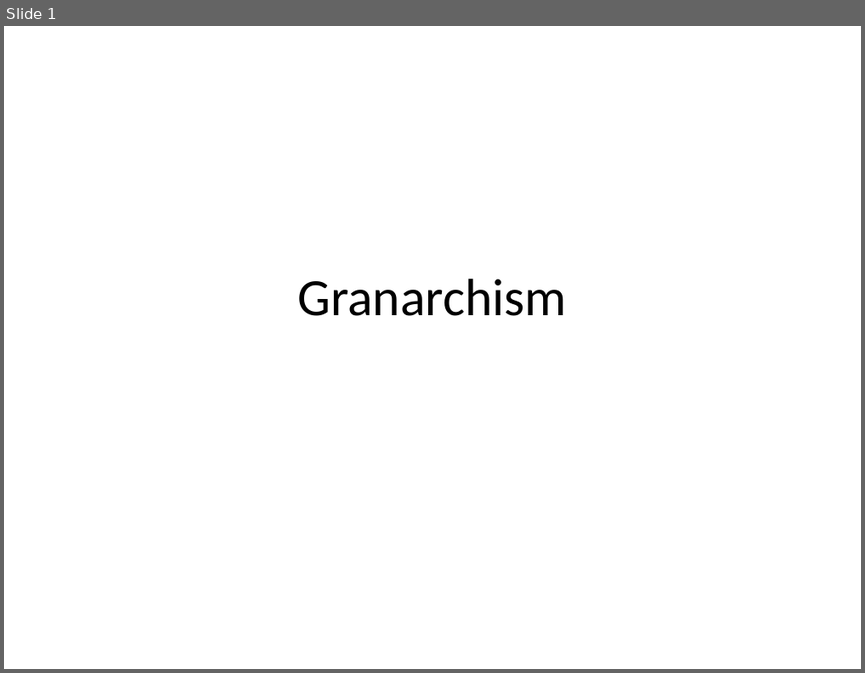
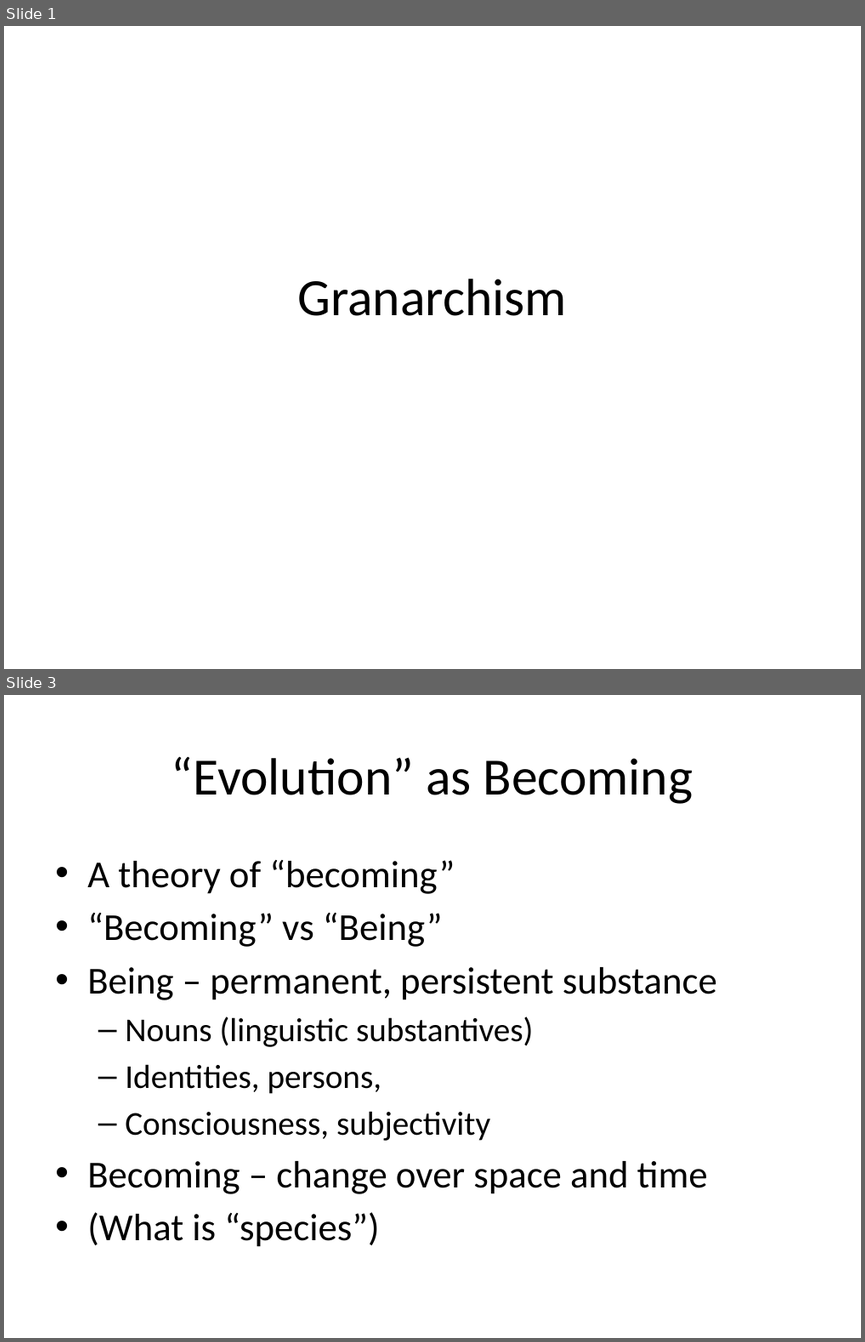
Before and after one commit to mcverter/Dissertation, a slide deck: work/__NEWEST__/KaG/220814_ASN_GRANARCHISM.pptx. Shown one above the other, each under a label of ours: slide 1 before the commit, slides 1 and 3 after it; the slides between them are not shown. The pictures are 865x673 and 865x1342 pixels, drawn with LibreOffice and Linux fonts; fonts in the diff are those of the drawing. Boxes give left, top, right and bottom in pixels: in the first picture for what was removed or moved away, otherwise in the second. Text is boxed around its words. In the diff, an @@ line names an element or a change of style, - is before the commit and + after.

```diff
--- a/work/__NEWEST__/KaG/220814_ASN_GRANARCHISM.pptx
+++ b/work/__NEWEST__/KaG/220814_ASN_GRANARCHISM.pptx
@@ slide 3 added at bbox=[4, 695, 861, 1338], background #FFFFFF @@
@@ title added at bbox=[171, 756, 693, 804], 44 pt, text #000000 @@
+“Evolution” as Becoming
@@ text added at bbox=[87, 860, 717, 1247], 32 pt, text #000000 @@
+• A theory of “becoming”
+• “Becoming” vs “Being”
+• Being – permanent, persistent substance
+  – Nouns (linguistic substantives)
+  – Identities, persons,
+  – Consciousness, subjectivity
+• Becoming – change over space and time
+• (What is “species”)
```
Also in this commit, not shown: 1 slide changed, 7 other slides added, 4 slides removed, 1 other file.
